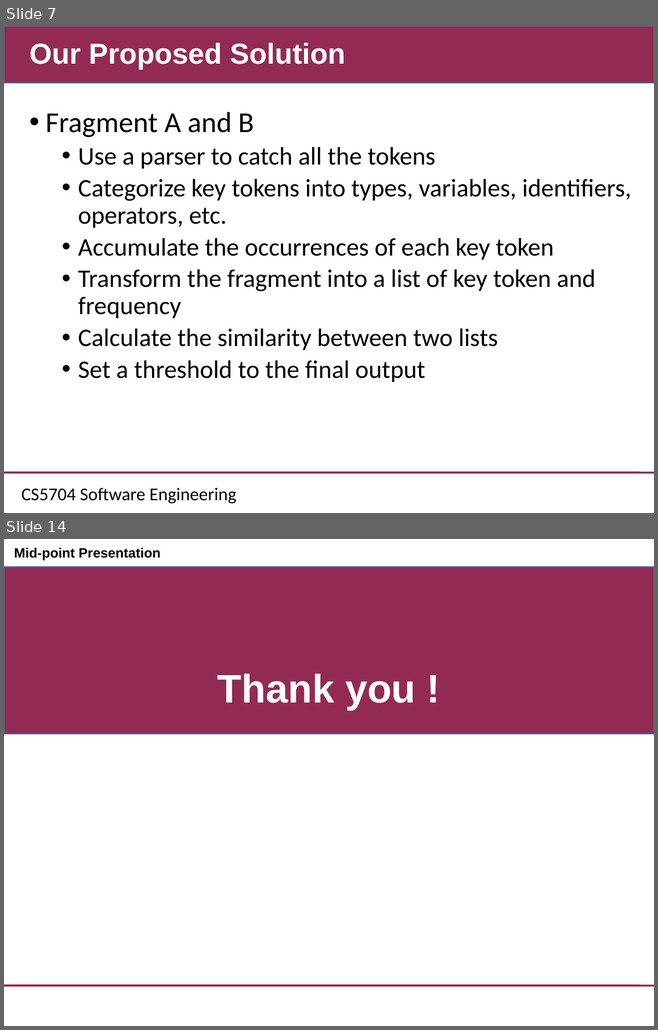
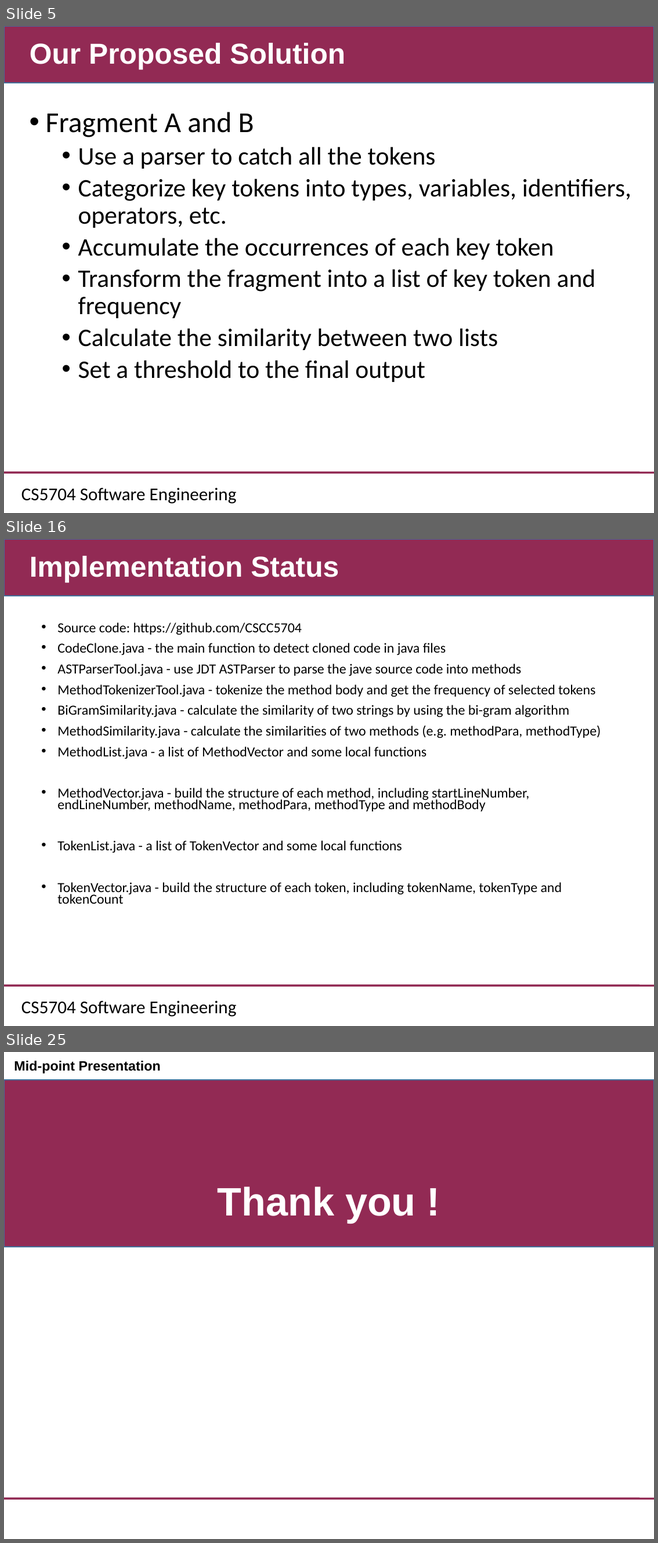
Before and after one commit to CSCC5704/Documents, a slide deck: CS5704_midpresentation.ppt. Shown one above the other, each under a label of ours: slides 7 and 14 before the commit, slides 5, 16 and 25 after it; the slides between them are not shown. The pictures are 658x1030 and 658x1543 pixels, drawn with LibreOffice and Linux fonts; fonts in the diff are those of the drawing; background and template pictures are left out. Boxes give left, top, right and bottom in pixels: in the first picture for what was removed or moved away, otherwise in the second. Text is boxed around its words. In the diff, an @@ line names an element or a change of style, - is before the commit and + after.

```diff
--- a/CS5704_midpresentation.ppt
+++ b/CS5704_midpresentation.ppt
@@ slide 16 added at <box>4,539,654,1026</box>, background #FFFFFF; not listed: 3 template elements that a slide beside it also shows @@
@@ title added at <box>30,556,339,583</box>, 32 pt, text #FFFFFF, bold @@
+Implementation Status
@@ text added at <box>57,623,601,904</box>, 15.4 pt, text #000000 @@
+• Source code: https://github.com/CSCC5704
+• CodeClone.java - the main function to detect cloned code in java files
+• ASTParserTool.java - use JDT ASTParser to parse the jave source code into methods
+• MethodTokenizerTool.java - tokenize the method body and get the frequency of selected tokens
+• BiGramSimilarity.java - calculate the similarity of two strings by using the bi-gram algorithm
+• MethodSimilarity.java - calculate the similarities of two methods (e.g. methodPara, methodType)
+• MethodList.java - a list of MethodVector and some local functions
+• MethodVector.java - build the structure of each method, including startLineNumber, endLineNumber, methodName, methodPara, methodType and methodBody
+• TokenList.java - a list of TokenVector and some local functions
+• TokenVector.java - build the structure of each token, including tokenName, tokenType and tokenCount
@@ what was slide 7 is now slide 5 @@
@@ what was slide 14 is now slide 25 @@
```
Also in this commit, not shown: 7 slides changed, 14 other slides added, 4 slides removed, 1 other file.
